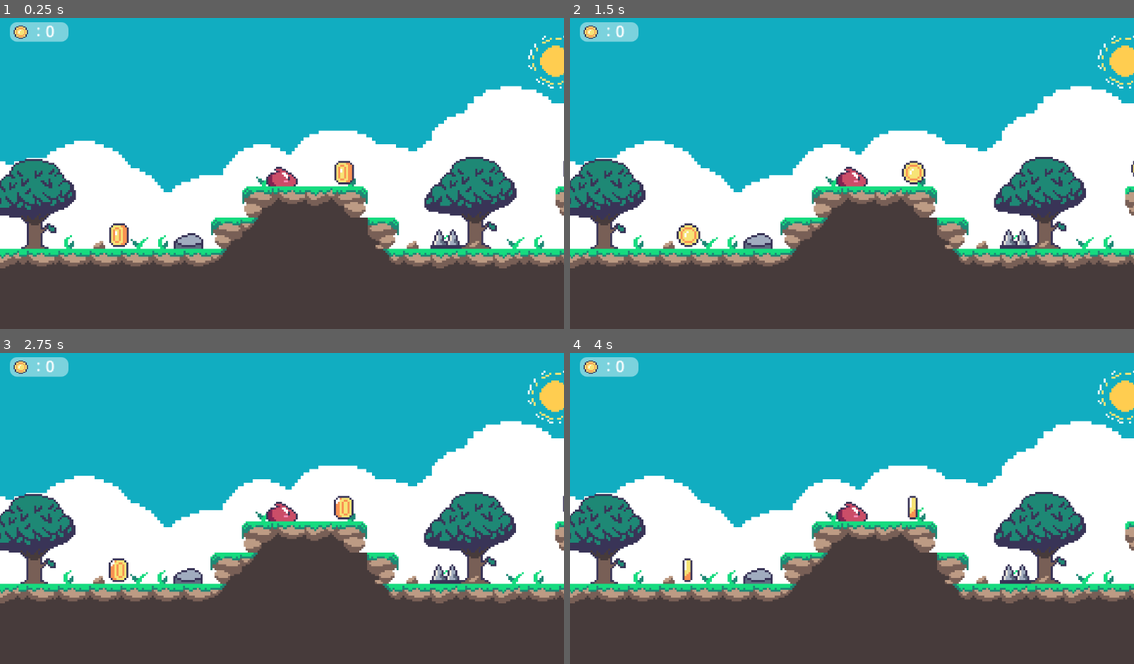
Above: before the commit, frames 1-4 (two rows, left to right).
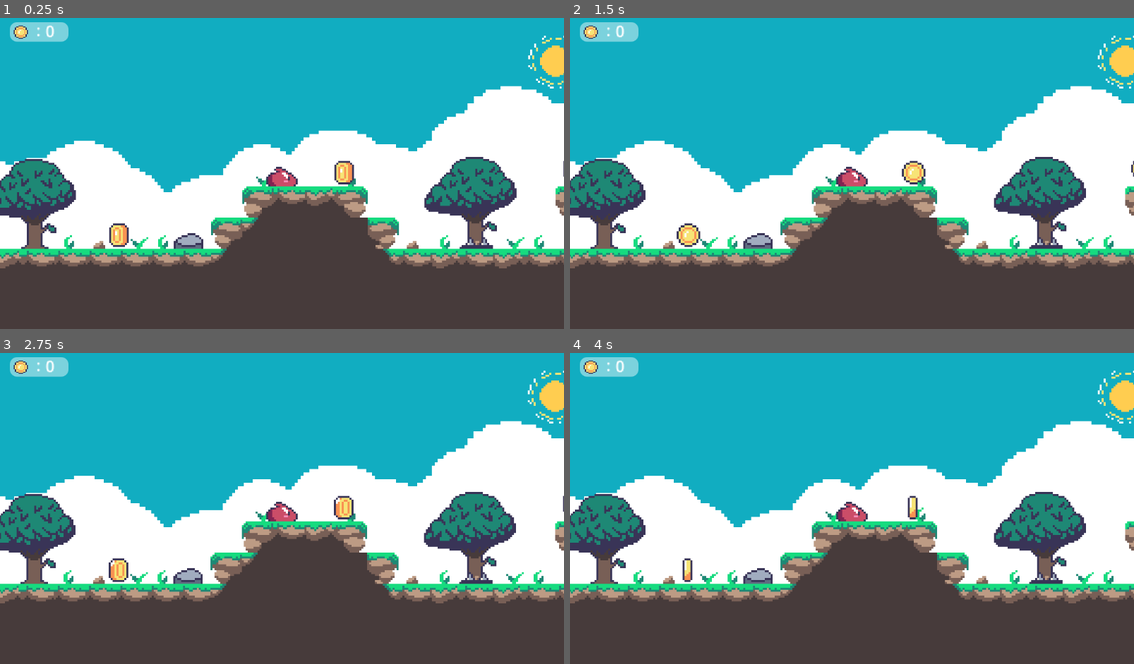
Above: after the commit, the same moments.

Repository: Leslie-Romero/PlataformeroVC
Game: Godot game, scene res://Scenes/scene.tscn
Same seed, same stepped clock (60 frames per second), same inputs: the game is played once before the commit and once after it.
Inputs:
- Up to frame 1 (0.25 s): no input
- Up to frame 2 (1.5 s): no input
- Up to frame 3 (2.75 s): no input
- Up to frame 4 (4 s): no input

The runs differ from the first frame. In frame 1, 0.3% of the frame differs, in the area x 76-88%, y 67-75%; in frame 2, 0.3%; in frame 3, 0.3%; in frame 4, 0.3%.

Commit message:
los pinchos reinician

Diff:
--- a/Scenes/scene.tscn
+++ b/Scenes/scene.tscn
@@ -375,14 +375,17 @@
 0:0/0/physics_layer_0/linear_velocity = Vector2(0, 0)
 0:0/0/physics_layer_0/angular_velocity = 0.0
 0:0/0/physics_layer_0/polygon_0/points = PackedVector2Array(-3.4375, -5.3125, 0.25, 5.375, 3.625, -5.9375, 7.1875, 5.8125, -7.125, 5.5625)
+0:0/0/custom_data_0 = true
 1:0/0 = 0
 1:0/0/physics_layer_0/linear_velocity = Vector2(0, 0)
 1:0/0/physics_layer_0/angular_velocity = 0.0
 1:0/0/physics_layer_0/polygon_0/points = PackedVector2Array(-3.5, -2.25, 0.1875, 5.625, 3.375, -3, 7.1875, 5.8125, -6.9375, 5.9375)
+1:0/0/custom_data_0 = true
 2:0/0 = 0
 2:0/0/physics_layer_0/linear_velocity = Vector2(0, 0)
 2:0/0/physics_layer_0/angular_velocity = 0.0
 2:0/0/physics_layer_0/polygon_0/points = PackedVector2Array(-3.5, 1.5, 0.1875, 5.625, 3.6875, 1.625, 7.1875, 5.8125, -6.9375, 5.9375)
+2:0/0/custom_data_0 = true
 3:0/0 = 0
 3:0/0/physics_layer_0/linear_velocity = Vector2(0, 0)
 3:0/0/physics_layer_0/angular_velocity = 0.0
@@ -584,11 +587,10 @@
 [node name="spikes" type="Area2D" parent="."]
 
 [node name="TileMap" type="TileMap" parent="spikes"]
-use_parent_material = true
 tile_set = SubResource("TileSet_8pojv")
 collision_animatable = true
 format = 2
-layer_0/tile_data = PackedInt32Array(65537, 65537, 0, -65528, 65537, 0, 65554, 65537, 0, 65558, 65537, 0, -589789, 65537, 0, -720850, 65537, 0, -720845, 65537, 0, -524243, 131073, 0, -524240, 131073, 0, -262088, 131073, 0, -262083, 131073, 0, 65600, 131073, 0, 65607, 1, 0, 65613, 65537, 0, -262044, 131073, 0, -262040, 65537, 0, -262037, 65537, 0, -720839, 131073, 0, -786371, 131073, 0, -917432, 131073, 0, -917420, 131073, 0, -917417, 131073, 0, -917414, 131073, 0, -917411, 131073, 0, -917408, 131073, 0)
+layer_0/tile_data = PackedInt32Array(-65528, 65537, 0, 65554, 65537, 0, 65558, 65537, 0, -589789, 65537, 0, -720850, 65537, 0, -720845, 65537, 0, -524243, 131073, 0, -524240, 131073, 0, -262088, 131073, 0, -262083, 131073, 0, 65600, 131073, 0, 65607, 1, 0, 65613, 65537, 0, -262044, 131073, 0, -262040, 65537, 0, -262037, 65537, 0, -720839, 131073, 0, -786371, 131073, 0, -917432, 131073, 0, -917420, 131073, 0, -917417, 131073, 0, -917414, 131073, 0, -917411, 131073, 0, -917408, 131073, 0, 65538, 131073, 0)
 
 [connection signal="body_entered" from="fall" to="fall" method="_on_body_entered"]
 [connection signal="body_entered" from="spikes" to="Player" method="_on_spikes_body_entered"]
--- a/Scripts/player.gd
+++ b/Scripts/player.gd
@@ -9,9 +9,7 @@
 @onready var animationPlayer = $AnimationPlayer
 
 func _physics_process(delta):
-
 	velocity.y += gravity
-
 	var friction = false
 
 	if Global.move_x == 0:
@@ -19,31 +17,26 @@
 		animationPlayer.play("Walk")
 		velocity.x = min(velocity.x + moveSpeed, maxSpeed)
 		Global.move_x = 2
-
 	elif Global.move_x == 1:
 		sprite.flip_h = false
 		animationPlayer.play("Walk")
 		velocity.x = max(velocity.x - moveSpeed, -maxSpeed)
 		Global.move_x = 2
-
 	else:
 		animationPlayer.play("Idle")
 		friction = true
 
 	if is_on_floor():
-		# Derecha
 		if Global.jump == 1:
 			sprite.flip_h = true
 			velocity.y = jumpHeight
 			velocity.x = maxSpeed * 0.8
 			Global.jump = 0
-		# Izquierda
 		elif Global.jump == 2:
 			sprite.flip_h = false
 			velocity.y = jumpHeight
 			velocity.x = -maxSpeed * 0.8
 			Global.jump = 0
-
 		if friction:
 			velocity.x = lerp(velocity.x, 0.0, 0.2)
 	else:
@@ -52,7 +45,6 @@
 
 	if Global.attack == 1:
 		print("Atacando")
-		#animationPlayer.play("Attack")
 		Global.attack = 0
 
 	if Global.slide == 1:
@@ -60,9 +52,16 @@
 		animationPlayer.play("Slide")
 		Global.slide = 0
 
+
 	move_and_slide()
 
+	for i in get_slide_collision_count():
+		var colision = get_slide_collision(i)
+		var objeto_tocado = colision.get_collider()
 
-func _on_spikes_body_entered(body):
-	if body.get_name() == "Player":
-		get_tree().reload_current_scene()
+		if objeto_tocado is TileMap:
+			var tile_pos = objeto_tocado.local_to_map(objeto_tocado.to_local(colision.get_position()))
+			var data = objeto_tocado.get_cell_tile_data(0, tile_pos)
+
+			if data and data.get_custom_data("mortal"):
+				get_tree().reload_current_scene()
